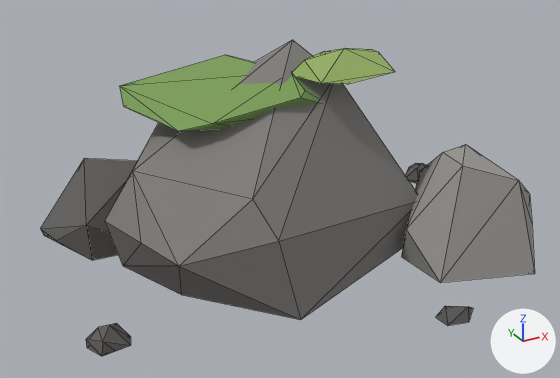
One commit to the glTF model assets/models/rock.glb: the scene before it, then after it.
The view is the same before and after, from a 50 mm camera at (-1.32, -2.4, 1.43) aimed at (-0.01, -0.02, 0.24). Lighting does not change. The marker at lower right points along +X, +Y and +Z. The picture after the commit comes second. Mesh edges are drawn as thin lines. Vertices at exactly the same position are counted once.

Before the edit, the objects in view are built like this:
```python
me_rock = bpy.data.meshes.new('Rock')
me_rock.from_pydata(...)  # 108 vertices, 184 faces; spans x -0.87..1.0, y -0.8..0.67, z 0.0..0.8
# faces by material slot: [32, 24, 76, 28, 24]
me_rock.materials.append(mat_p_stone)  # grey #817e7c
me_rock.materials.append(mat_p_stone_light)  # grey #999793
me_rock.materials.append(mat_p_stone_dark)  # dark grey #615f5d
me_rock.materials.append(mat_p_moss)  # green #7c9e59
me_rock.materials.append(mat_p_moss_light)  # green #99b569
ob_rock = bpy.data.objects.new('Rock', me_rock)
ob_rock.location = (0.0, 0.0, 0.0)
```
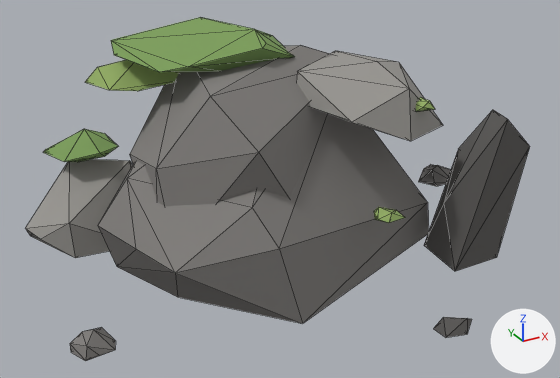
The change, as a list of edits to the scene's bpy script:
```text
Change me_rock:
    used by ob_rock; location = (0.0, 0.0, 0.0)
    remove me_rock.from_pydata(...)  # 108 vertices, 184 faces; spans x -0.87..1.0, y -0.8..0.67, z 0.0..0.8
    add me_rock.from_pydata(...)  # 195 vertices, 330 faces; spans x -0.92..1.05, y -0.85..0.9, z -0.03..0.86
    me_rock part 1: the loose piece of 18 vertices spanning x -0.69..0.55, y -0.52..0.51, z 0.0..0.8 is scaled about the mesh origin by (1.03, 1.04, 0.952)
    me_rock part 2: the loose piece of 12 vertices spanning x -0.87..-0.73, y -0.4..-0.29, z 0.0..0.07 is moved by (-0.05, 0.0, 0.0), in mat_p_stone (grey #817e7c)
    me_rock part 3: the loose piece of 13 vertices spanning x -0.83..-0.29, y 0.19..0.67, z 0.0..0.3 is scaled about its middle by (1, 0.909, 1), then moved by (-0.05, 0.03, 0.0), in mat_p_stone_light (grey #999793)
    me_rock part 4: the loose piece of 11 vertices spanning x 0.81..1.0, y 0.18..0.33, z 0.0..0.08 is moved by (0.05, -0.05, 0.0)
    me_rock part 5: the loose piece of 10 vertices spanning x 0.2..0.31, y -0.8..-0.7, z 0.0..0.06 is moved by (-0.05, -0.05, 0.0)
    me_rock part 6: the loose piece of 16 vertices spanning x -0.51..0.27, y -0.21..0.43, z 0.54..0.71 is scaled about its middle by (0.821, 0.853, 0.727), then moved by (-0.08, 0.05, 0.17)
    me_rock part 7: the loose piece of 14 vertices spanning x 0.0..0.4, y -0.23..0.09, z 0.68..0.78 is moved by (-0.62, 0.4, -0.04)
    me_rock part 8: a new loose piece of 16 vertices spanning x -0.56..0.36, y -0.43..0.57, z 0.19..0.78, in mat_p_stone (grey #817e7c)
    me_rock part 9: a new loose piece of 14 vertices spanning x -0.04..0.56, y -0.47..0.08, z 0.49..0.75, in mat_p_stone_light (grey #999793)
    me_rock part 10: a new loose piece of 13 vertices spanning x -0.76..-0.48, y 0.37..0.63, z 0.32..0.39, in mat_p_moss (green #7c9e59)
    me_rock part 11
    14 vertices are removed from x 0.32..0.93, y -0.67..-0.06, z 0.0..0.42
    24 faces are deleted
    33 vertices are added at x 0.09..0.79, y -0.59..-0.19, z -0.03..0.64
    18 new faces join them, mat_p_stone_dark (dark grey #615f5d)
    36 new faces join them, mat_p_moss_light (green #99b569)
    other edits to the shape of me_rock do not show in these pictures
```

Where the change shows, as pixel boxes [x1, y1, x2, y2] in the pictures (560 x 378 px; the box of a moved part takes in the faces that stretch with it):
'Rock', reshaped (9% taller)
    before: [41, 40, 535, 356]
    after: [26, 17, 530, 361]
part 1 of me_rock, moved or reshaped
    before: [105, 40, 418, 320]
    after: [98, 115, 429, 324]
part 2 of me_rock, moved or reshaped
    before: [86, 323, 131, 356]
    after: [70, 327, 116, 361]
part 3 of me_rock, moved or reshaped
    before: [41, 158, 137, 260]
    after: [26, 159, 132, 258]
part 4 of me_rock, moved or reshaped
    before: [405, 163, 427, 183]
    after: [418, 165, 451, 186]
part 5 of me_rock, moved or reshaped
    before: [436, 306, 473, 326]
    after: [433, 317, 472, 338]
part 6 of me_rock, moved or reshaped
    before: [120, 55, 320, 131]
    after: [111, 17, 294, 72]
part 7 of me_rock, moved or reshaped
    before: [293, 48, 395, 84]
    after: [85, 60, 179, 91]
part 8 of me_rock, added
    after: [130, 45, 333, 206]
part 9 of me_rock, added
    after: [296, 51, 443, 141]
part 10 of me_rock, added (green)
    after: [43, 129, 118, 162]
part 11 of me_rock, cut back
    before: [402, 144, 535, 283]
    after: [374, 97, 530, 271]
